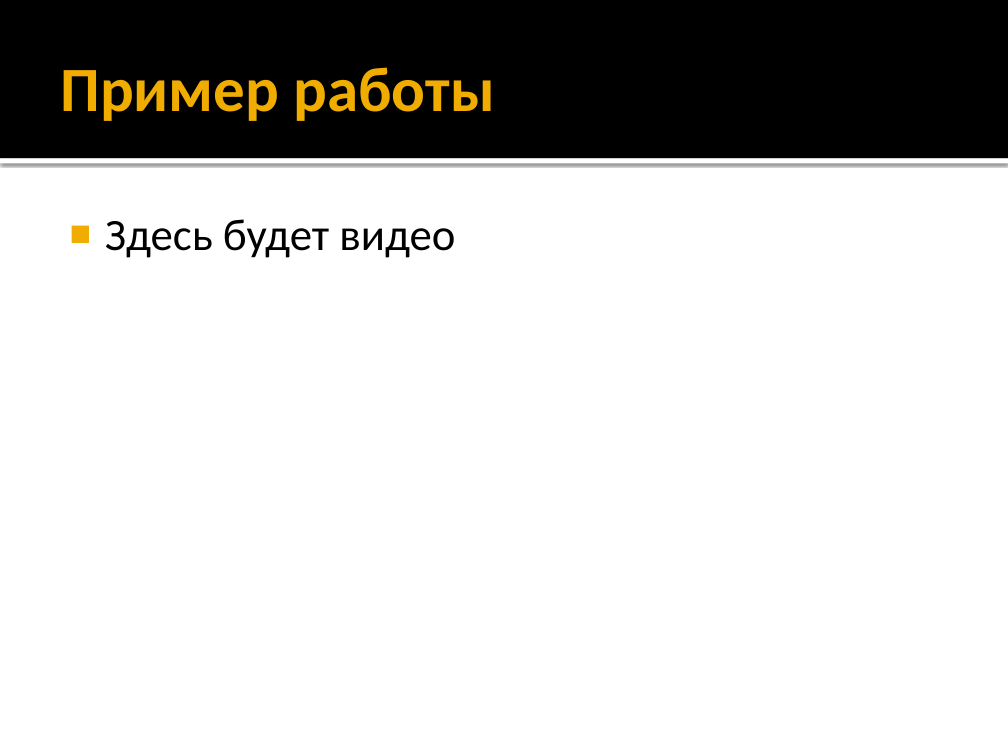
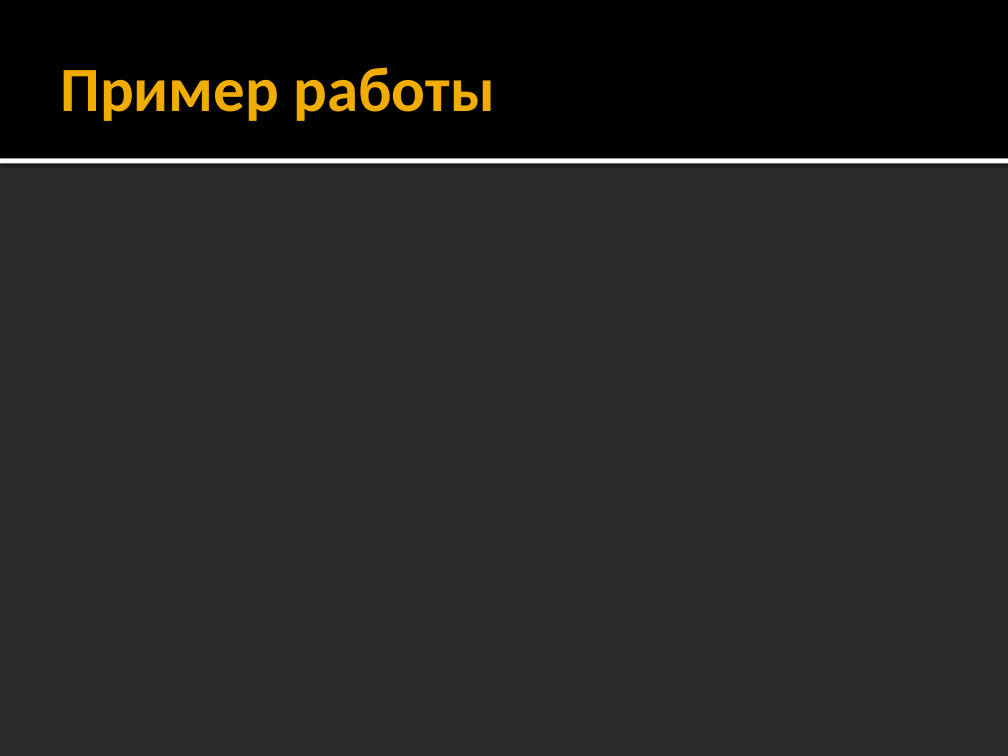
Before and after one commit to sunny-hell/diplom, a slide deck: slide 8 of к смотру.pptx. Drawn at 1008x756 pixels with LibreOffice and Linux fonts; fonts in the diff are those of the drawing; background and template pictures are left out; a plain dark background stands for a picture behind light text. Boxes give left, top, right and bottom in pixels: in the first picture for what was removed or moved away, otherwise in the second. Text is boxed around its words. In the diff, an @@ line names an element or a change of style, - is before the commit and + after.

Commit message:
presentation updated

```diff
--- a/к смотру.pptx
+++ b/к смотру.pptx
@@ background #FFFFFF to picture (left out) @@
@@ text removed at bbox=[105, 219, 455, 258] @@
-■ Здесь будет видео
```
Also in this commit, not shown: 3 other slides changed, 1 slide added.
